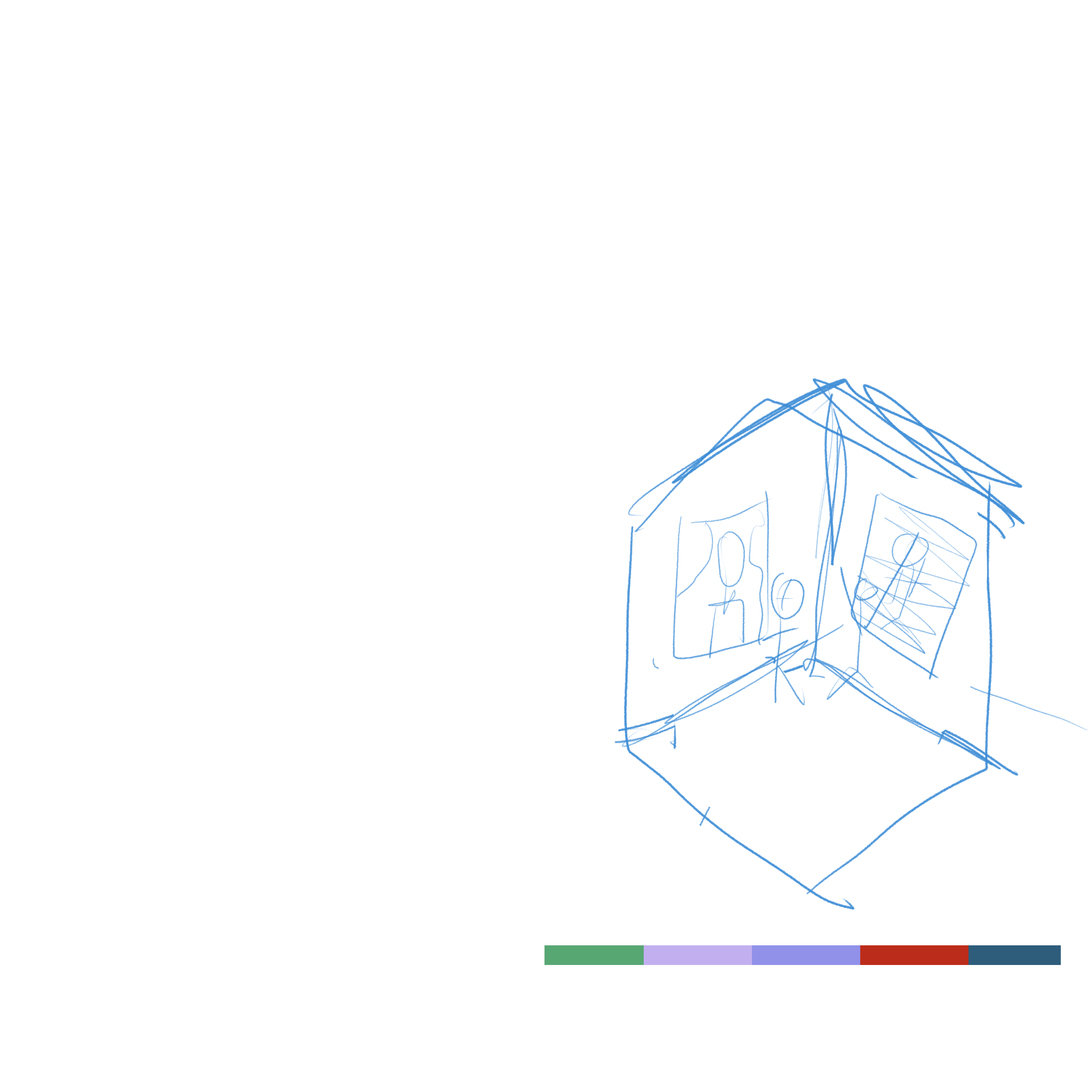
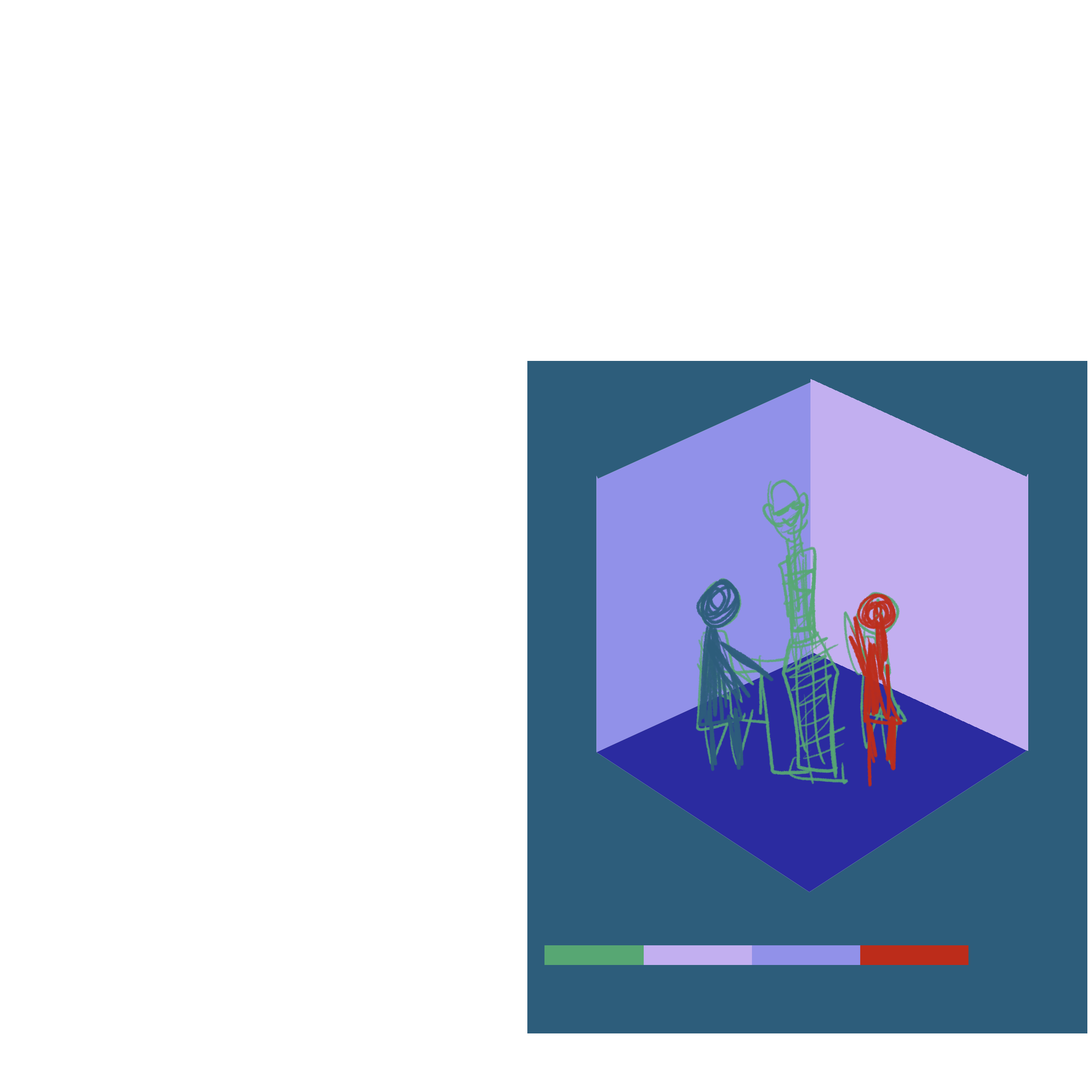
Comparing the layer stacks of the two 1091 × 1091 images. Changes:
added layer "Layer 3" in group "Graphic 7: Render in QT" over [527, 361, 1088, 1034]
hid "Layer 2" over [614, 377, 1088, 911]
